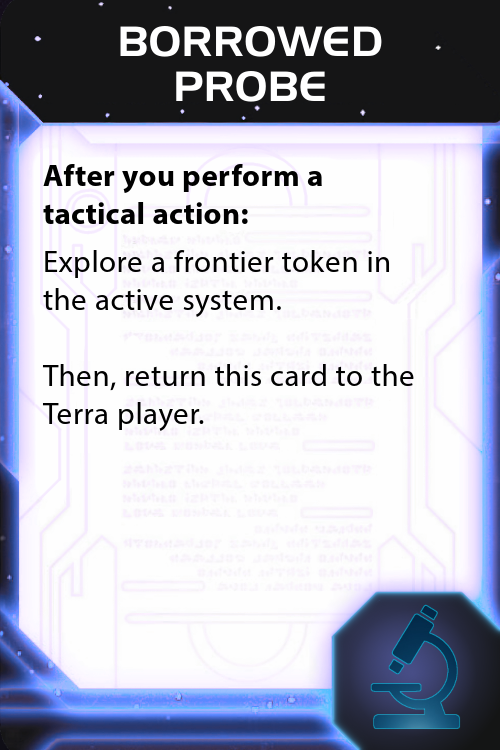
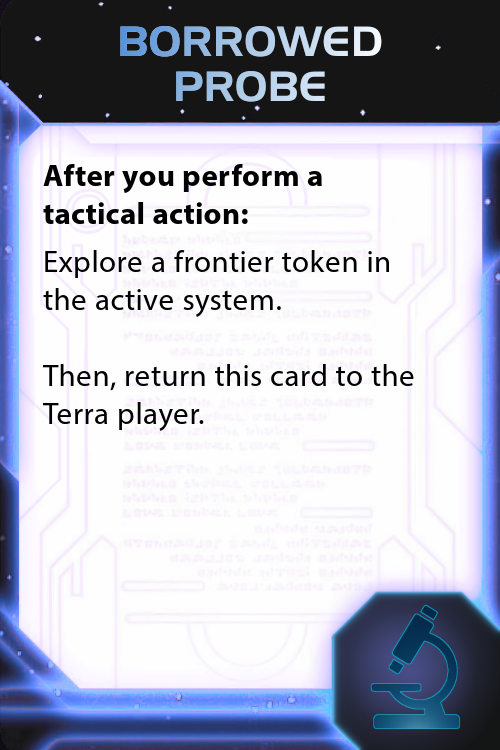
Layer changes from the first 500×750 image to the second:
added layer "Fade" in group "Text" over (120, 26, 381, 102)
